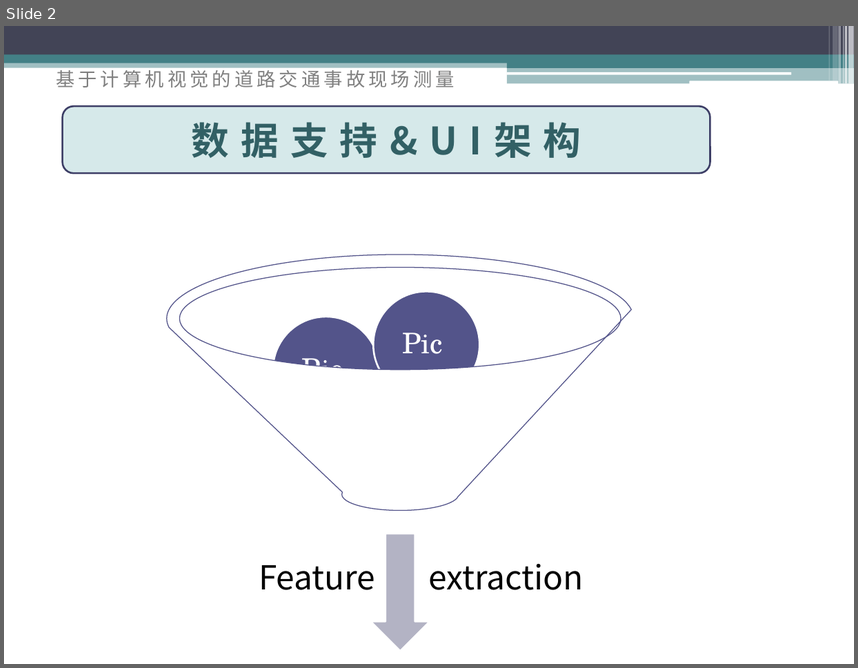
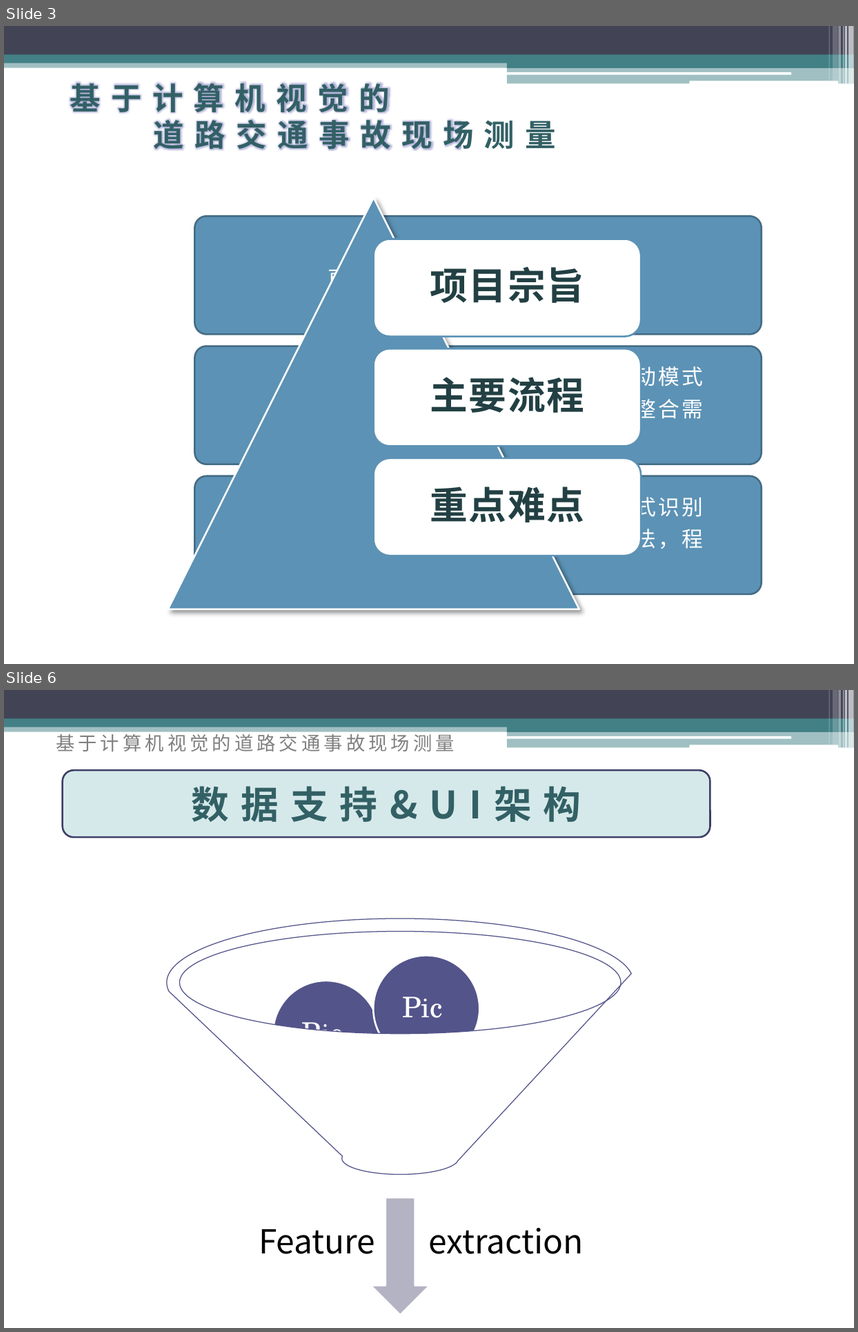
Before and after one commit to Zephor5/asta-tju, a slide deck: doc/项目架构.pptm. Shown one above the other, each under a label of ours: slide 2 before the commit, slides 3 and 6 after it; the slides between them are not shown. The pictures are 858x668 and 858x1332 pixels, drawn with LibreOffice and Linux fonts; fonts in the diff are those of the drawing. Boxes give left, top, right and bottom in pixels: in the first picture for what was removed or moved away, otherwise in the second. Text is boxed around its words. In the diff, an @@ line names an element or a change of style, - is before the commit and + after.

```diff
--- a/doc/项目架构.pptm
+++ b/doc/项目架构.pptm
@@ slide 3 added at [4,26,854,664], background #FFFFFF; not listed: 13 template elements that a slide beside it also shows @@
@@ text added at [70,82,556,150], 26 pt, text #326065, bold @@
+基于计算机视觉的
+道路交通事故现场测量
@@ triangle added at [168,198,579,609], fill #5C92B5, outline #FFFFFF 1.5 pt @@
@@ freeform shape added at [194,216,762,334], fill #5C92B5, outline #446C86 1.5 pt, 18 pt, text #FFFFFF @@
+  更方便地提取事故现场的数据
@@ freeform shape added at [374,239,641,336], fill #FFFFFF at 90% opacity, outline #5C92B5 1.5 pt, 32 pt, text #224043, bold @@
+项目宗旨
@@ freeform shape added at [194,345,762,463], fill #5C92B5, outline #446C86 1.5 pt, 18 pt, text #FFFFFF @@
+  交通事故现场数据采集，半自动模式识别，数据还原以及整个流程整合需要的程序
@@ freeform shape added at [374,348,641,446], fill #FFFFFF at 90% opacity, outline #5C92B5 1.5 pt, 32 pt, text #224043, bold @@
+主要流程
@@ freeform shape added at [374,458,641,556], fill #FFFFFF at 90% opacity, outline #5C92B5 1.5 pt, 32 pt, text #224043, bold @@
+重点难点
@@ freeform shape added at [194,476,762,594], fill #5C92B5, outline #446C86 1.5 pt, 18 pt, text #FFFFFF @@
+  数据标识物的选择，半自动模式识别中模型的准确性，数据还原算法，程序整合
@@ what was slide 2 is now slide 6 @@
```
Also in this commit, not shown: 1 slide changed, 3 other slides added, 2 other files.
